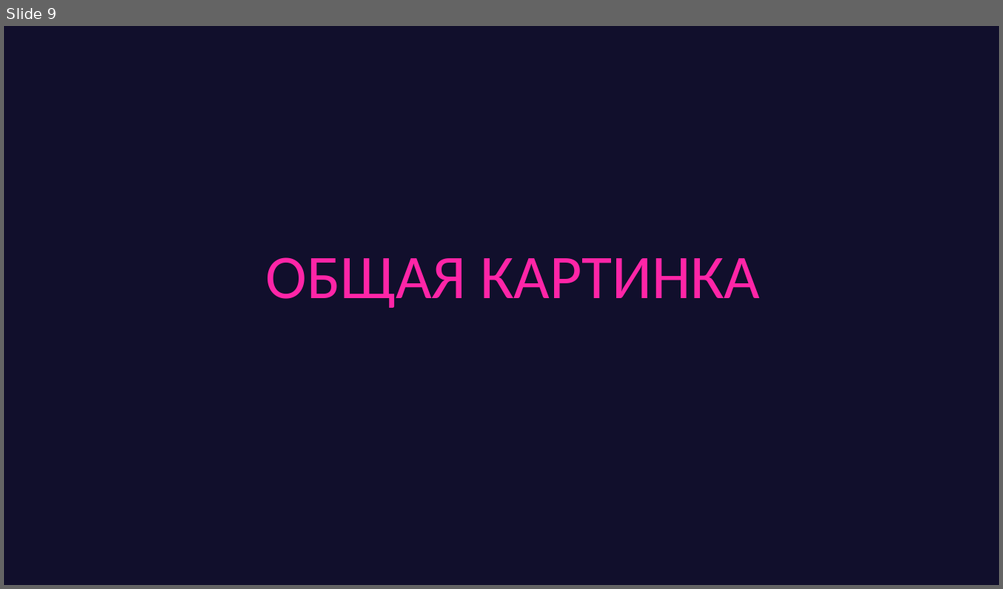
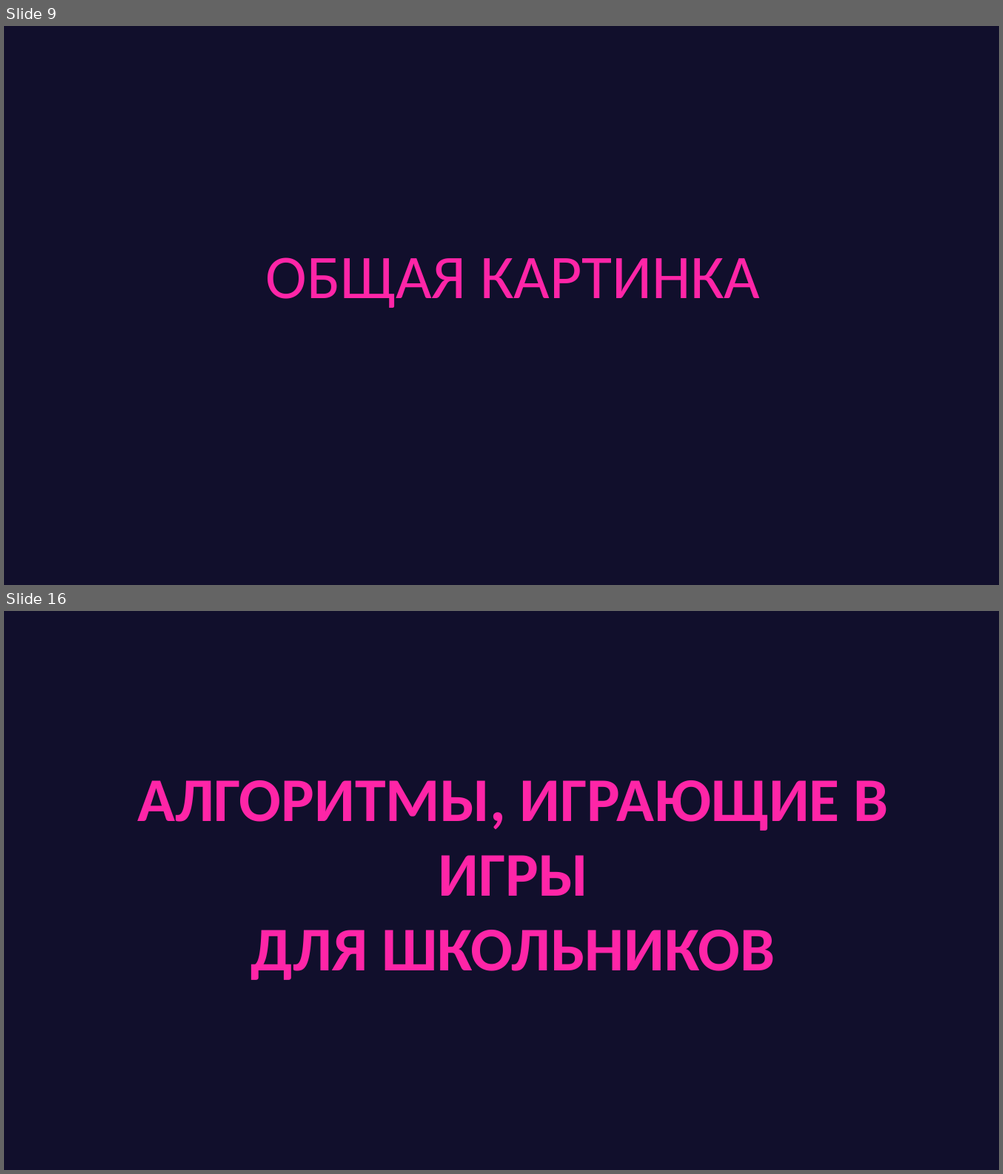
Before and after one commit to game-ai-course/game-ai-school, a slide deck: slides/online_4dx1.5h/day3-final.pptx. Shown one above the other, each under a label of ours: slide 9 before the commit, slides 9 and 16 after it; the slides between them are not shown. The pictures are 1003x589 and 1003x1174 pixels, drawn with LibreOffice and Linux fonts; fonts in the diff are those of the drawing. Boxes give left, top, right and bottom in pixels: in the first picture for what was removed or moved away, otherwise in the second. Text is boxed around its words. In the diff, an @@ line names an element or a change of style, - is before the commit and + after.

```diff
--- a/slides/online_4dx1.5h/day3-final.pptx
+++ b/slides/online_4dx1.5h/day3-final.pptx
@@ slide 16 added at box(4, 611, 999, 1170), background #110F2C @@
@@ title added at box(137, 780, 888, 980), 60 pt, text #FE25A7, bold @@
+АЛГОРИТМЫ, ИГРАЮЩИЕ В ИГРЫ
+ДЛЯ ШКОЛЬНИКОВ
```
Also in this commit, not shown: 4 slides changed, 5 other slides added, 1 slide removed.
